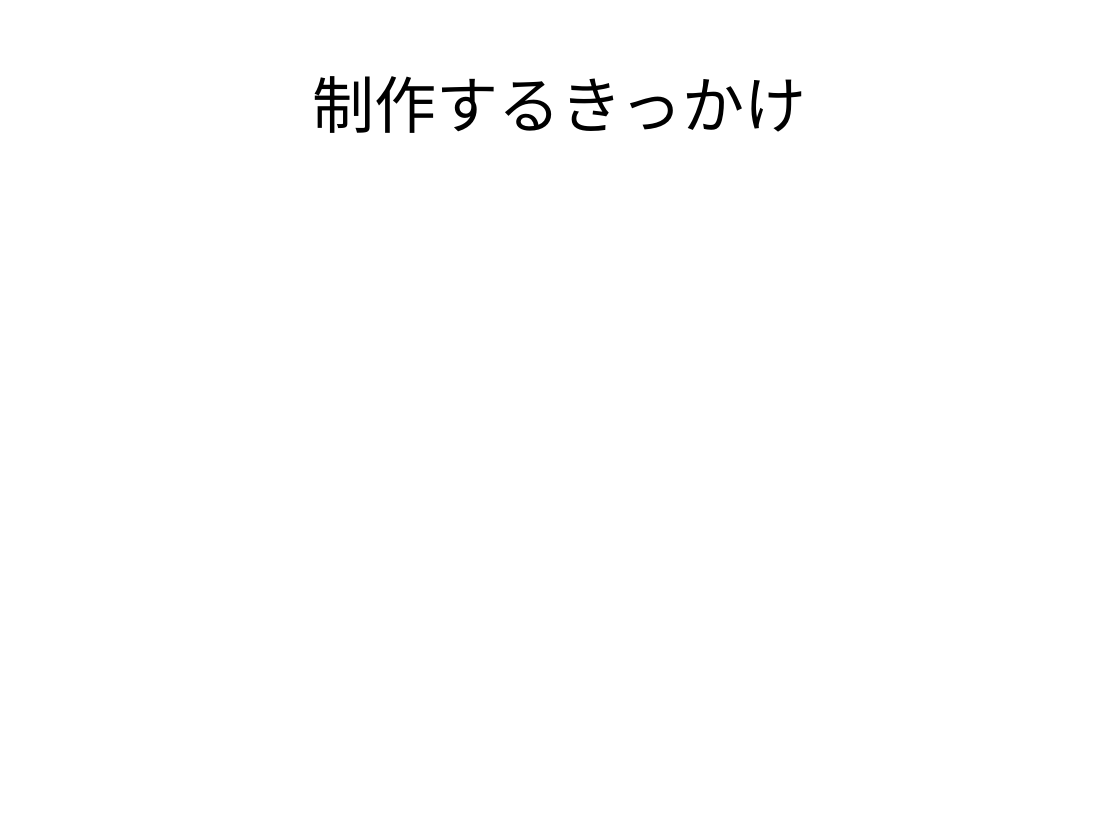
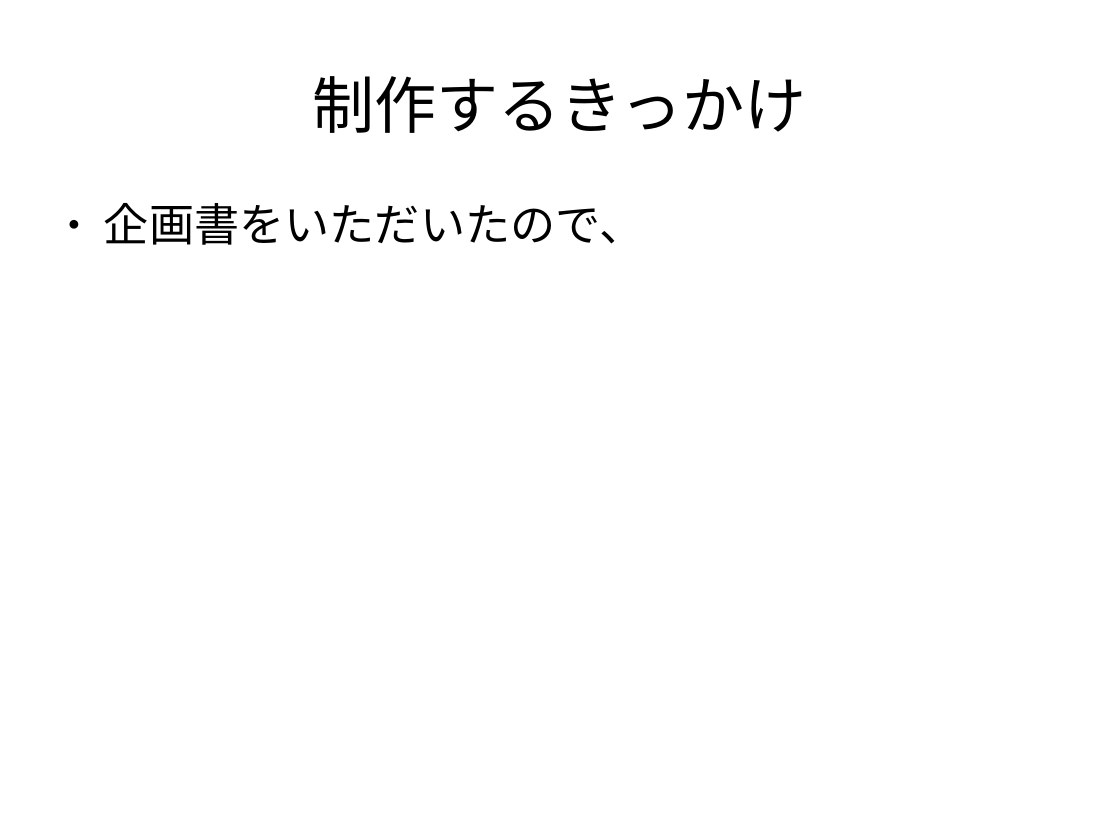
Before and after one commit to Hideya09/Casino, a slide deck: slide 3 of プレゼン資料/ゲーム制作発表.odp. Drawn at 1120x840 pixels with LibreOffice and Linux fonts; fonts in the diff are those of the drawing. Boxes give left, top, right and bottom in pixels: in the first picture for what was removed or moved away, otherwise in the second. Text is boxed around its words. In the diff, an @@ line names an element or a change of style, - is before the commit and + after.

```diff
--- a/プレゼン資料/ゲーム制作発表.odp
+++ b/プレゼン資料/ゲーム制作発表.odp
@@ text added at [104, 203, 644, 245], 32 pt, text #000000 @@
+● 企画書をいただいたので、
```
Also in this commit, not shown: 4 other slides changed, 15 slides added, 2 slides removed.
